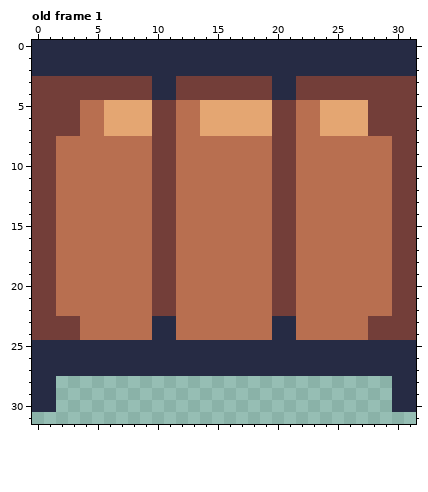
Pixel-art file: resources/sunnysideworld/SUNNYSIDE_WORLD_BUILDINGS_V0.01/door.aseprite. Above: the version before the commit.
32x32 pixels, 1 frame. Shown: old frame 1. The commit also changed other frames, which this record leaves out.
After:
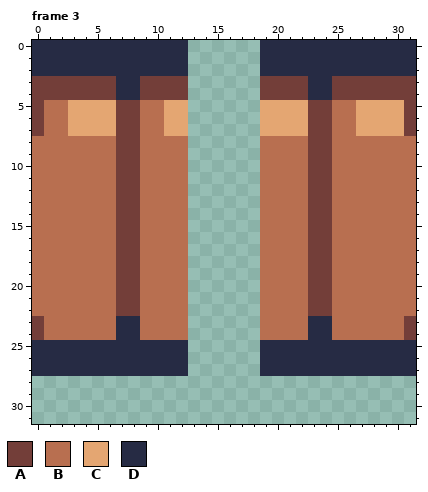
Palette (. is transparent): A #733e39  B #b86f50  C #e4a672  D #262b44
A new or re-ordered frame is compared with the old frame closest to it.
From old to new:
frames 1 -> 7
--- frame 3 is new; against old frame 1
@@ x 0..31 @@
- 0 DDDDDDDDDDDDDDDDDDDDDDDDDDDDDDDD
- 1 DDDDDDDDDDDDDDDDDDDDDDDDDDDDDDDD
- 2 DDDDDDDDDDDDDDDDDDDDDDDDDDDDDDDD
- 3 AAAAAAAAAADDAAAAAAAADDAAAAAAAAAA
- 4 AAAAAAAAAADDAAAAAAAADDAAAAAAAAAA
- 5 AAAABBCCCCAABBCCCCCCAABBCCCCAAAA
- 6 AAAABBCCCCAABBCCCCCCAABBCCCCAAAA
- 7 AAAABBCCCCAABBCCCCCCAABBCCCCAAAA
- 8 AABBBBBBBBAABBBBBBBBAABBBBBBBBAA
- 9 AABBBBBBBBAABBBBBBBBAABBBBBBBBAA
-10 AABBBBBBBBAABBBBBBBBAABBBBBBBBAA
-11 AABBBBBBBBAABBBBBBBBAABBBBBBBBAA
-12 AABBBBBBBBAABBBBBBBBAABBBBBBBBAA
-13 AABBBBBBBBAABBBBBBBBAABBBBBBBBAA
-14 AABBBBBBBBAABBBBBBBBAABBBBBBBBAA
-15 AABBBBBBBBAABBBBBBBBAABBBBBBBBAA
-16 AABBBBBBBBAABBBBBBBBAABBBBBBBBAA
-17 AABBBBBBBBAABBBBBBBBAABBBBBBBBAA
-18 AABBBBBBBBAABBBBBBBBAABBBBBBBBAA
-19 AABBBBBBBBAABBBBBBBBAABBBBBBBBAA
-20 AABBBBBBBBAABBBBBBBBAABBBBBBBBAA
-21 AABBBBBBBBAABBBBBBBBAABBBBBBBBAA
-22 AABBBBBBBBAABBBBBBBBAABBBBBBBBAA
-23 AAAABBBBBBDDBBBBBBBBDDBBBBBBAAAA
-24 AAAABBBBBBDDBBBBBBBBDDBBBBBBAAAA
-25 DDDDDDDDDDDDDDDDDDDDDDDDDDDDDDDD
-26 DDDDDDDDDDDDDDDDDDDDDDDDDDDDDDDD
-27 DDDDDDDDDDDDDDDDDDDDDDDDDDDDDDDD
-28 DD............................DD
-29 DD............................DD
-30 DD............................DD
+ 0 DDDDDDDDDDDDD......DDDDDDDDDDDDD
+ 1 DDDDDDDDDDDDD......DDDDDDDDDDDDD
+ 2 DDDDDDDDDDDDD......DDDDDDDDDDDDD
+ 3 AAAAAAADDAAAA......AAAADDAAAAAAA
+ 4 AAAAAAADDAAAA......AAAADDAAAAAAA
+ 5 ABBCCCCAABBCC......CCCCAABBCCCCA
+ 6 ABBCCCCAABBCC......CCCCAABBCCCCA
+ 7 ABBCCCCAABBCC......CCCCAABBCCCCA
+ 8 BBBBBBBAABBBB......BBBBAABBBBBBB
+ 9 BBBBBBBAABBBB......BBBBAABBBBBBB
+10 BBBBBBBAABBBB......BBBBAABBBBBBB
+11 BBBBBBBAABBBB......BBBBAABBBBBBB
+12 BBBBBBBAABBBB......BBBBAABBBBBBB
+13 BBBBBBBAABBBB......BBBBAABBBBBBB
+14 BBBBBBBAABBBB......BBBBAABBBBBBB
+15 BBBBBBBAABBBB......BBBBAABBBBBBB
+16 BBBBBBBAABBBB......BBBBAABBBBBBB
+17 BBBBBBBAABBBB......BBBBAABBBBBBB
+18 BBBBBBBAABBBB......BBBBAABBBBBBB
+19 BBBBBBBAABBBB......BBBBAABBBBBBB
+20 BBBBBBBAABBBB......BBBBAABBBBBBB
+21 BBBBBBBAABBBB......BBBBAABBBBBBB
+22 BBBBBBBAABBBB......BBBBAABBBBBBB
+23 ABBBBBBDDBBBB......BBBBDDBBBBBBA
+24 ABBBBBBDDBBBB......BBBBDDBBBBBBA
+25 DDDDDDDDDDDDD......DDDDDDDDDDDDD
+26 DDDDDDDDDDDDD......DDDDDDDDDDDDD
+27 DDDDDDDDDDDDD......DDDDDDDDDDDDD
+28 ................................
+29 ................................
+30 ................................
 31 ................................
Boxes around the changes in both pictures, in picture pixels (x1, y1, x2, y2):
changed: (32, 40, 416, 412)
